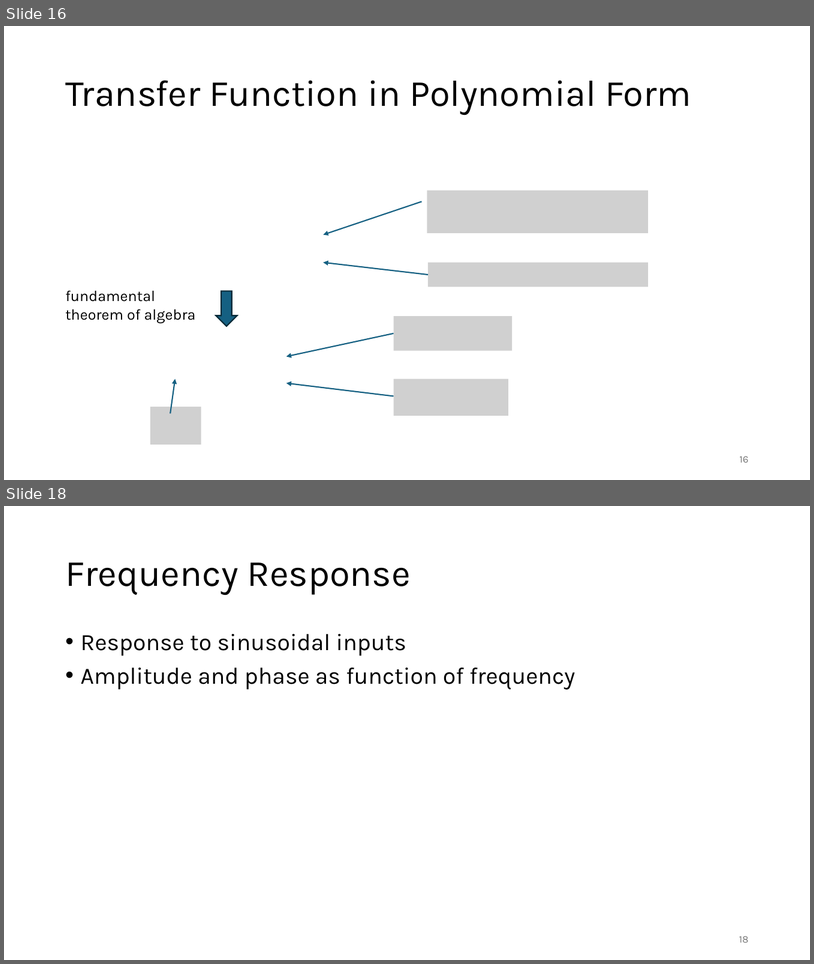
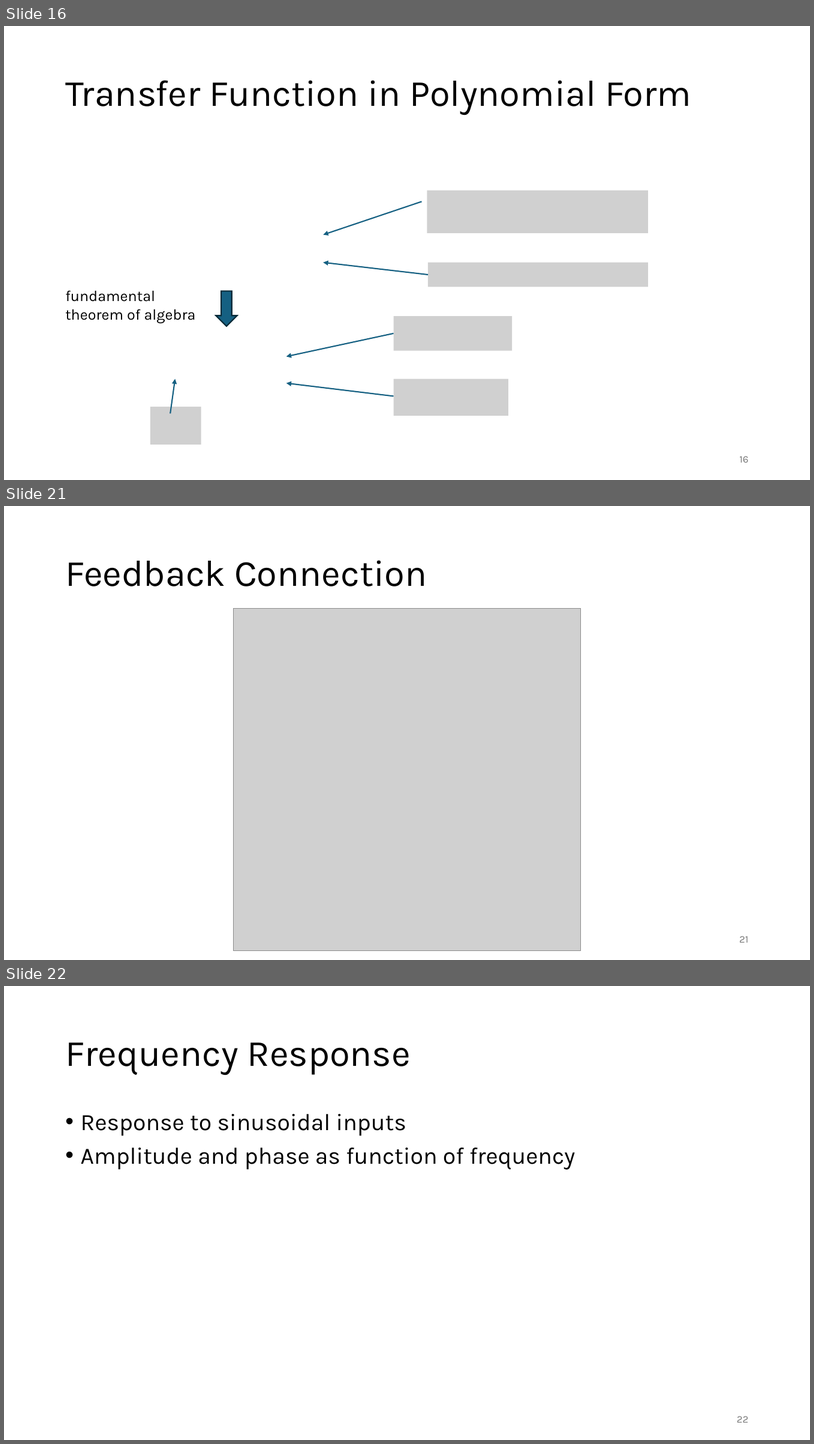
Before and after one commit to FelixWick/control_engineering, a slide deck: slides/3_Laplace.pptx. Shown one above the other, each under a label of ours: slides 16 and 18 before the commit, slides 16, 21 and 22 after it; the slides between them are not shown. The pictures are 814x964 and 814x1444 pixels, drawn with LibreOffice and Linux fonts; fonts in the diff are those of the drawing; grey boxes stand for pictures. Boxes give left, top, right and bottom in pixels: in the first picture for what was removed or moved away, otherwise in the second. Text is boxed around its words. In the diff, an @@ line names an element or a change of style, - is before the commit and + after.

```diff
--- a/slides/3_Laplace.pptx
+++ b/slides/3_Laplace.pptx
@@ slide 21 added at (4,506,810,960), background #FFFFFF @@
@@ title added at (65,560,427,586), 44 pt, text #000000 @@
+Feedback Connection
@@ picture added at (233,608,581,951) @@
@@ page number added at (740,936,749,942), 12 pt, text #797979 @@
+21
@@ what was slide 18 is now slide 22 @@
@@ page number at (737,1416,749,1422): text changed @@
-18
+22
```
Also in this commit, not shown: 1 slide changed, 3 other slides added.
